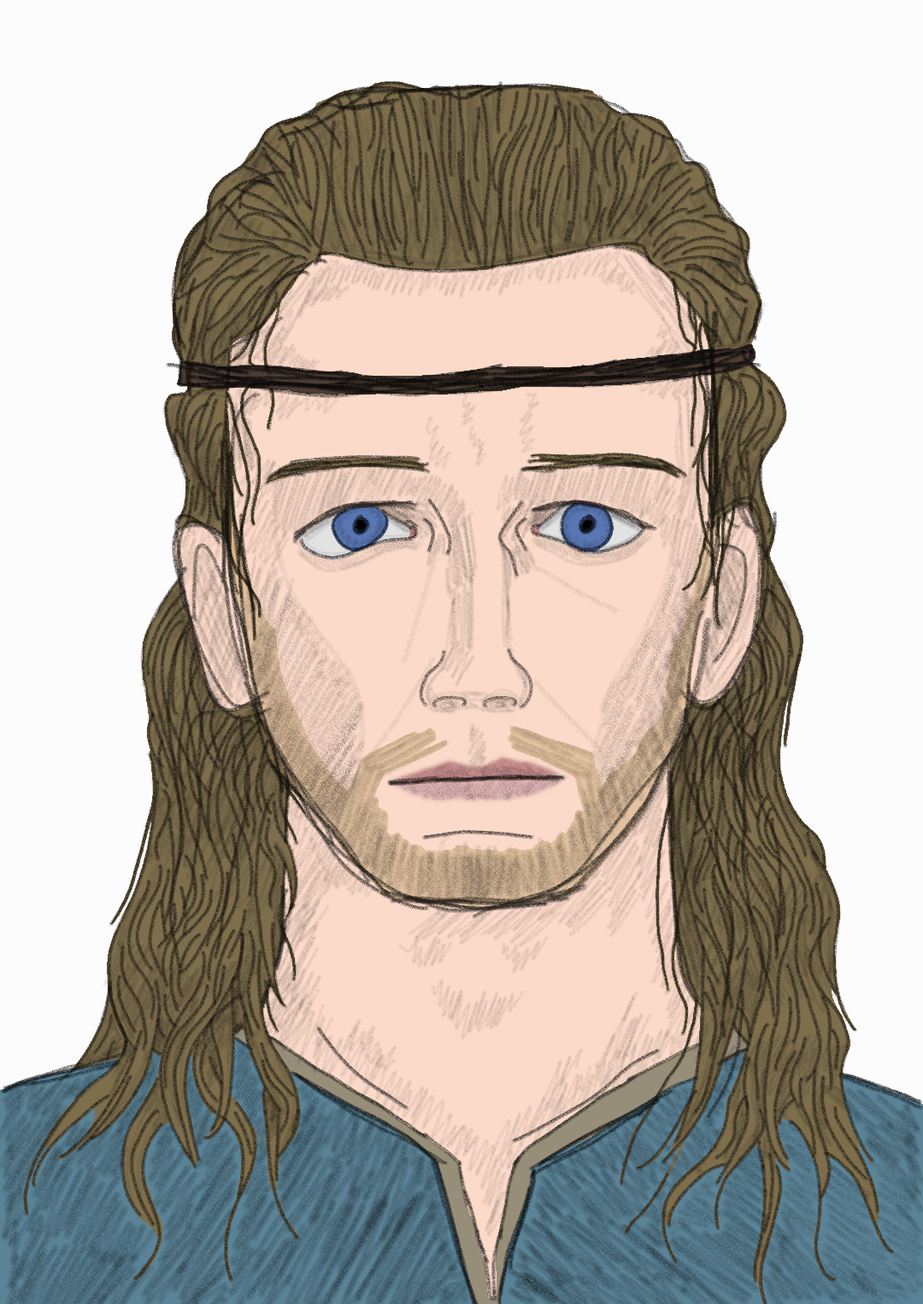
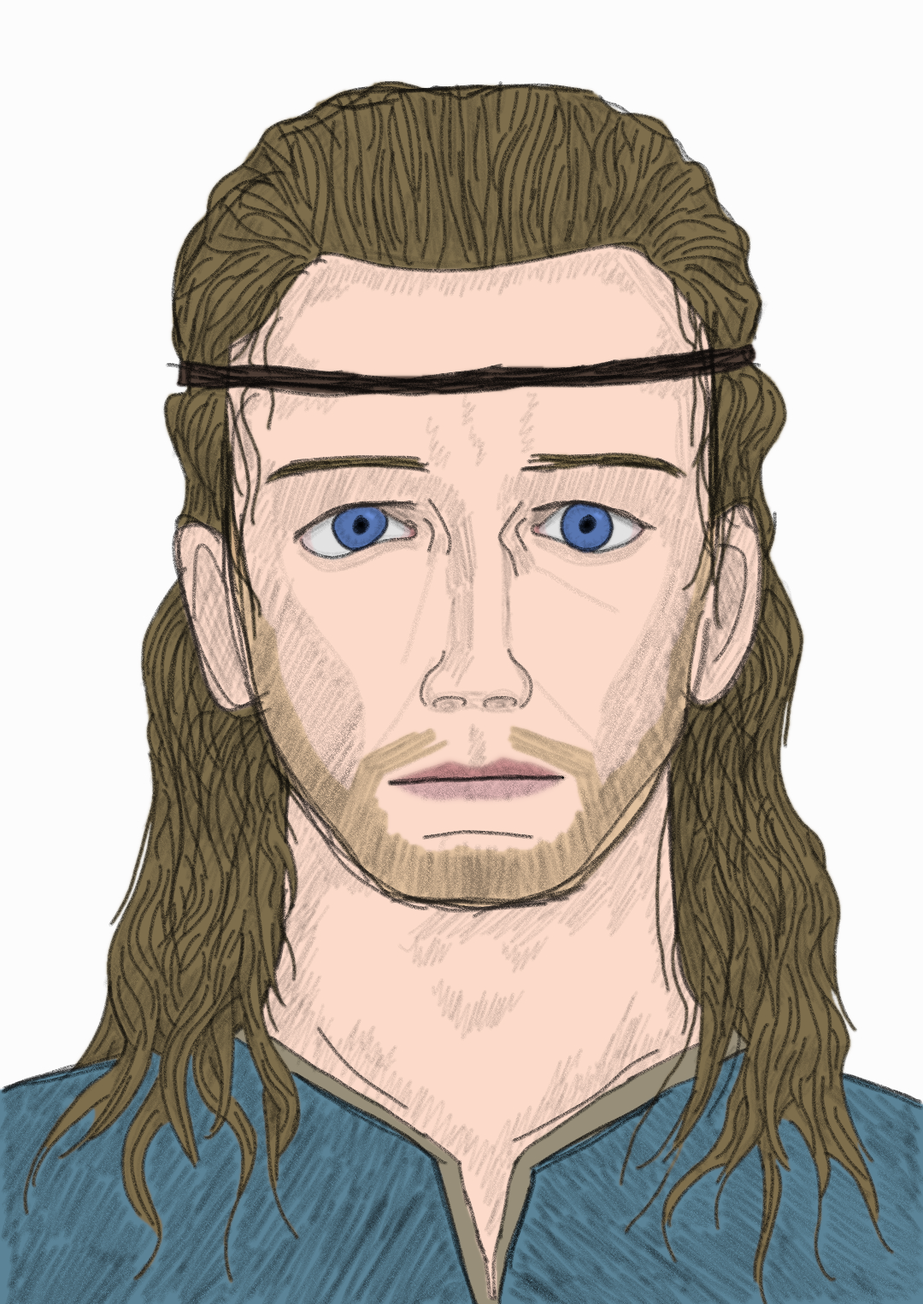
Before/after of a 923 × 1304 layered artwork. What changed in the layer stack:
showed "color copy", painted on it over (0, 79, 923, 1304)
hid "color", painted on it over (0, 82, 923, 1304)
